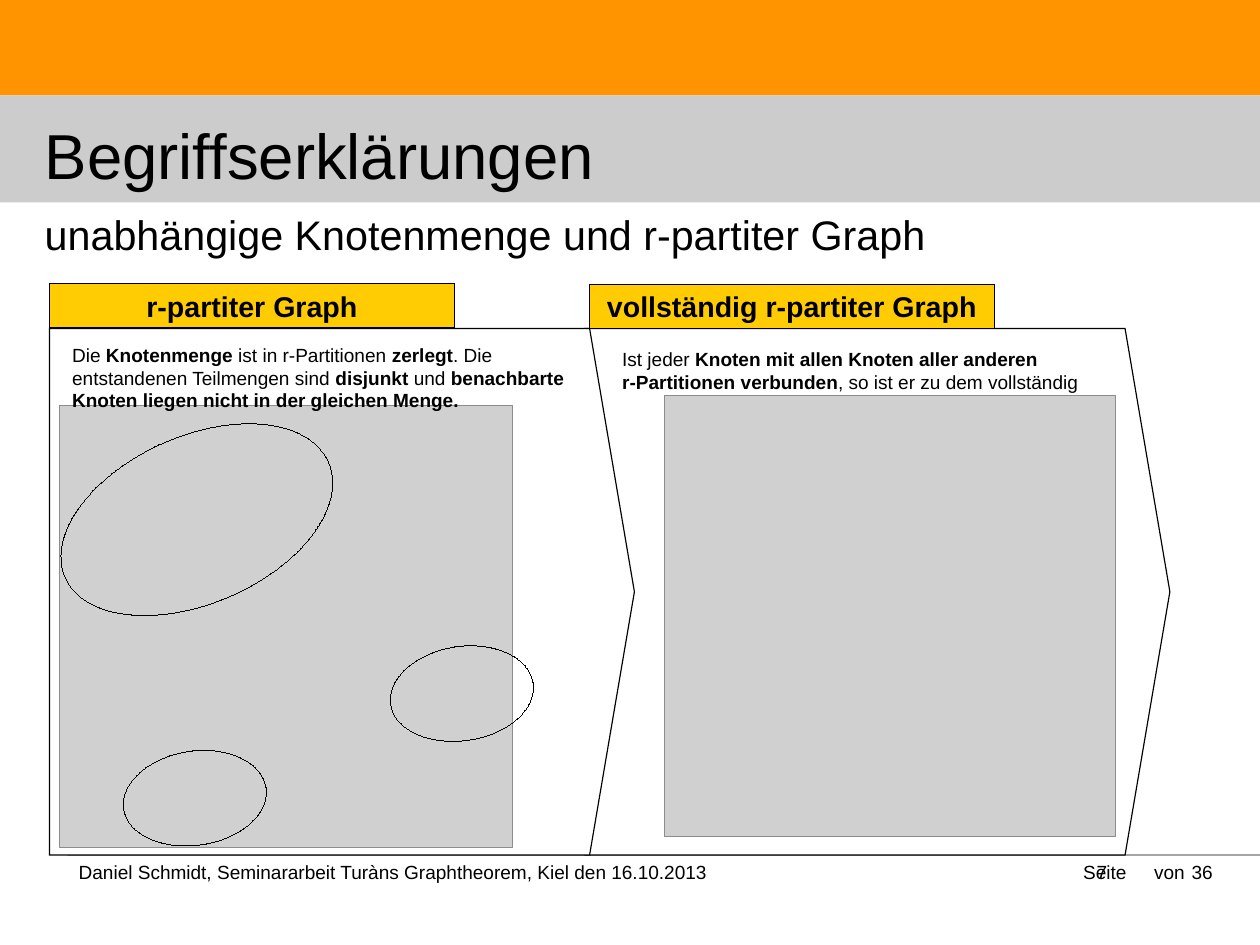
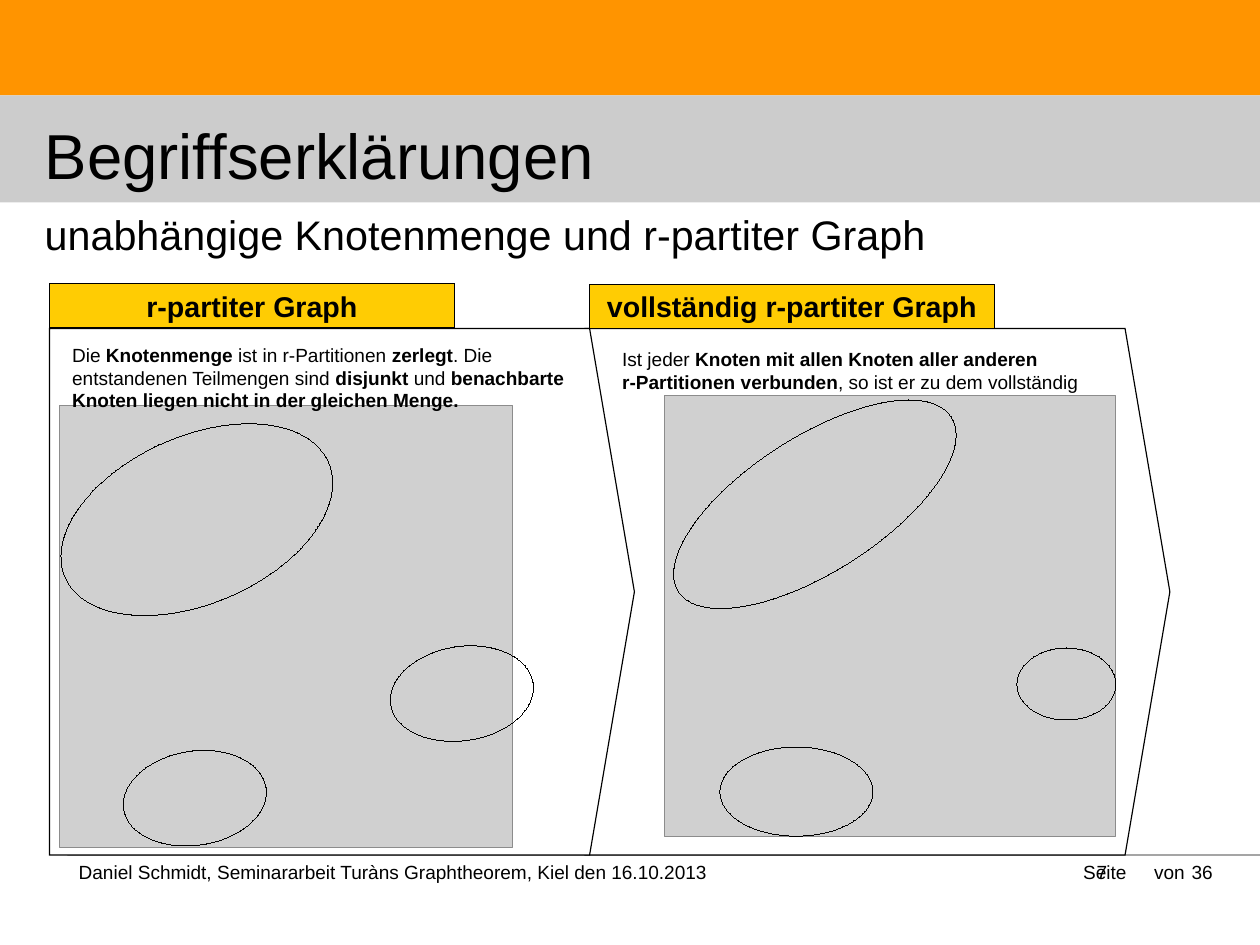
Before and after one commit to DanielMSchmidt/kombinatorik, a slide deck: slide 7 of Kombinatorik.odp. Drawn at 1260x945 pixels with LibreOffice and Linux fonts; fonts in the diff are those of the drawing; grey boxes stand for pictures. Boxes give left, top, right and bottom in pixels: in the first picture for what was removed or moved away, otherwise in the second. Text is boxed around its words. In the diff, an @@ line names an element or a change of style, - is before the commit and + after.

```diff
--- a/Kombinatorik.odp
+++ b/Kombinatorik.odp
@@ ellipse added at (642,360,987,648), outline #000000 0 pt @@
@@ ellipse added at (1018,648,1117,720), outline #000000 0 pt @@
@@ ellipse added at (720,748,874,837), outline #000000 0 pt @@
```
Also in this commit, not shown: 13 other slides changed.
